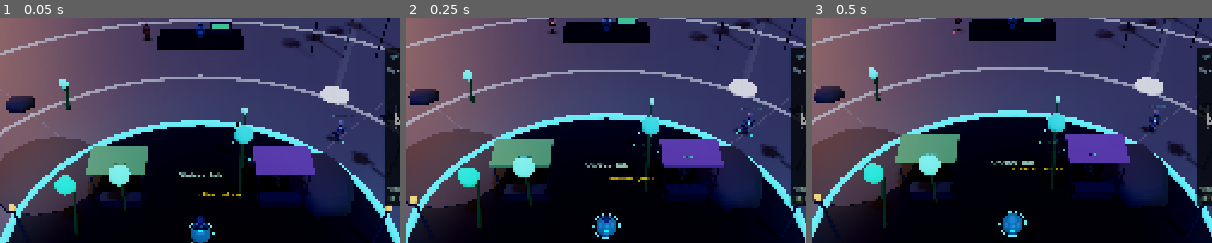
Above: before the commit, frames 1-3 (left to right).
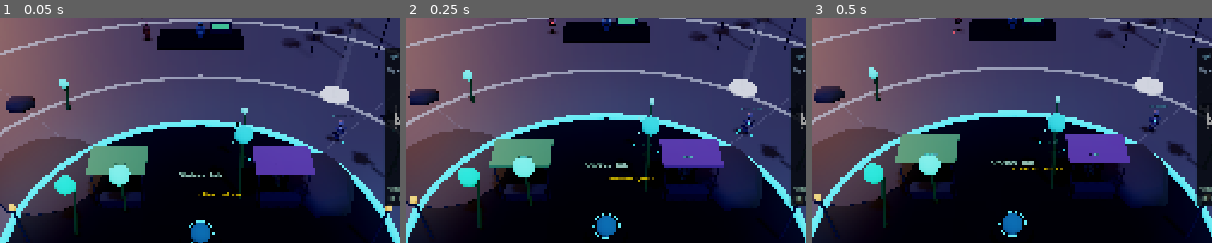
Above: after the commit, the same moments.

Repository: stobieee-bit/Asterian
Game: Godot game, scene res://scenes/main/main.tscn
The game is run twice, just before and just after one commit, with the same random seed, the same clock (stepped at 60 frames per second) and the same inputs.
Inputs:
- Up to frame 1 (0.05 s): no input
- Up to frame 2 (0.25 s): no input
- Up to frame 3 (0.5 s): no input
The pictures show only the part of the screen within x 25-75%, y 1-51%; the shares and areas given below are measured in that part.

The runs differ from the first frame. In frame 1, 0.2% of the frame differs, in the area x 48-52%, y 88-97%; in frame 2, 0.1%; in frame 3, less than 0.1%.
Error after the commit: Parse Error: Function "sinf()" not found in base self. (res://scripts/player/player_mesh_builder.gd:669)

Commit message:
Add player attack animation and fix item auto-pickup
- Add animate_attack() to PlayerMeshBuilder with 3-phase swing: wind-up,
  strike, recover. Right arm punches forward with elbow bend, torso lean,
  and subtle leg step for weight shift.
- Add player_attacked signal to EventBus, emitted on auto-attacks and abilities
- PlayerMeshSetup listens for signal and plays 0.4s attack animation,
  overriding walk/idle during swing
- Fix item auto-pickup: loot_system._process() was missing proximity check,
  items now picked up when player walks within 3.0 units

Co-Authored-By: Claude Opus 4.6 <noreply@anthropic.com>

Diff:
--- a/autoload/event_bus.gd
+++ b/autoload/event_bus.gd
@@ -25,6 +25,7 @@
 signal enemy_spawned(enemy_node: Node)
 signal hit_landed(target: Node, damage: int, is_crit: bool)
 signal hit_missed(target: Node)
+signal player_attacked
 
 # ── Equipment & Inventory signals ──
 signal item_added(item_id: String, quantity: int)
--- a/scripts/player/combat_controller.gd
+++ b/scripts/player/combat_controller.gd
@@ -262,6 +262,9 @@
 	if to_target.length() > 0.1:
 		_player.rotation.y = atan2(-to_target.x, -to_target.z)
 
+	# Trigger attack animation
+	EventBus.player_attacked.emit()
+
 # ── Passive Regen ──
 
 ## HP and energy regeneration when out of combat
@@ -464,6 +467,9 @@
 	var to_target: Vector3 = target_pos - _player.global_position
 	if to_target.length() > 0.1:
 		_player.rotation.y = atan2(-to_target.x, -to_target.z)
+
+	# Trigger attack animation
+	EventBus.player_attacked.emit()
 
 	return true
 
--- a/scripts/player/player_mesh_builder.gd
+++ b/scripts/player/player_mesh_builder.gd
@@ -603,6 +603,80 @@
 		var mat: StandardMaterial3D = visor.get_surface_override_material(0) as StandardMaterial3D
 		if mat:
 			mat.emission_energy_multiplier = 3.0 + sin(phase * 2.0) * 0.6
+
+
+## Attack animation — swings the right arm forward in a punching/striking motion.
+## `phase` goes from 0.0 to 1.0 over the attack duration.
+## 0.0-0.3: wind up (arm pulls back), 0.3-0.6: strike (arm thrusts forward),
+## 0.6-1.0: recover (arm returns to neutral).
+static func animate_attack(root: Node3D, phase: float) -> void:
+	var right_arm_upper: Node3D = root.get_meta("right_arm_upper") as Node3D
+	var right_arm_lower: Node3D = root.get_meta("right_arm_lower") as Node3D
+	var left_arm_upper: Node3D = root.get_meta("left_arm_upper") as Node3D
+	var left_arm_lower: Node3D = root.get_meta("left_arm_lower") as Node3D
+	var head_group: Node3D = root.get_meta("head_group") as Node3D
+
+	# Attack phases
+	var arm_x: float = 0.0  # Forward/back rotation
+	var arm_z: float = 0.0  # Outward spread
+	var elbow_bend: float = 0.0
+	var torso_lean: float = 0.0
+
+	if phase < 0.3:
+		# Wind up — pull right arm back, bend elbow
+		var t: float = phase / 0.3
+		arm_x = lerpf(0.0, 0.8, t)        # Pull back
+		arm_z = lerpf(0.0, -0.15, t)      # Slight outward
+		elbow_bend = lerpf(0.0, -0.9, t)  # Bend elbow
+		torso_lean = lerpf(0.0, 0.1, t)   # Lean back slightly
+	elif phase < 0.6:
+		# Strike — thrust arm forward hard
+		var t: float = (phase - 0.3) / 0.3
+		arm_x = lerpf(0.8, -1.2, t)       # Swing forward past center
+		arm_z = lerpf(-0.15, 0.1, t)      # Pull inward
+		elbow_bend = lerpf(-0.9, -0.2, t) # Straighten elbow
+		torso_lean = lerpf(0.1, -0.15, t) # Lean forward
+	else:
+		# Recover — return to neutral
+		var t: float = (phase - 0.6) / 0.4
+		arm_x = lerpf(-1.2, 0.0, t)
+		arm_z = lerpf(0.1, 0.0, t)
+		elbow_bend = lerpf(-0.2, 0.0, t)
+		torso_lean = lerpf(-0.15, 0.0, t)
+
+	# Apply right arm (attacking arm)
+	if right_arm_upper:
+		right_arm_upper.rotation.x = arm_x
+		right_arm_upper.rotation.z = arm_z
+	if right_arm_lower:
+		right_arm_lower.rotation.x = elbow_bend
+
+	# Left arm — slight guard position during strike
+	if left_arm_upper:
+		left_arm_upper.rotation.x = lerpf(0.0, -0.3, clampf(1.0 - phase * 2.0, 0.0, 1.0))
+		left_arm_upper.rotation.z = lerpf(0.0, 0.2, clampf(1.0 - phase * 2.0, 0.0, 1.0))
+	if left_arm_lower:
+		left_arm_lower.rotation.x = lerpf(0.0, -0.5, clampf(1.0 - phase * 2.0, 0.0, 1.0))
+
+	# Torso lean forward during strike
+	if head_group:
+		head_group.position.y = 1.65 + torso_lean * 0.08
+
+	# Legs stay planted but front foot steps forward slightly
+	var left_leg_upper: Node3D = root.get_meta("left_leg_upper") as Node3D
+	var right_leg_upper: Node3D = root.get_meta("right_leg_upper") as Node3D
+	if phase < 0.6:
+		var step: float = sinf(phase / 0.6 * PI) * 0.15
+		if right_leg_upper:
+			right_leg_upper.rotation.x = step  # Right foot steps forward with punch
+		if left_leg_upper:
+			left_leg_upper.rotation.x = -step * 0.3  # Left leg braces
+	else:
+		var t: float = (phase - 0.6) / 0.4
+		if right_leg_upper:
+			right_leg_upper.rotation.x = lerpf(0.0, 0.0, t)
+		if left_leg_upper:
+			left_leg_upper.rotation.x = 0.0
 
 
 ## Reset all animated parts to default pose.
--- a/scripts/player/player_mesh_setup.gd
+++ b/scripts/player/player_mesh_setup.gd
@@ -1,5 +1,5 @@
 ## PlayerMeshSetup — Replaces placeholder mesh children with the full
-## astronaut model built by PlayerMeshBuilder.  Also drives walk/idle
+## astronaut model built by PlayerMeshBuilder.  Also drives walk/idle/attack
 ## animation each frame based on the parent PlayerController state.
 ##
 ## Attach this script to the PlayerMesh Node3D inside the Player scene.
@@ -13,6 +13,11 @@
 var _walk_phase: float = 0.0
 var _idle_phase: float = 0.0
 var _walk_intensity: float = 0.0   # Smoothly ramps 0..1
+
+# ── Attack animation state ─────────────────────────────────────────────
+var _attack_phase: float = -1.0    # -1 = not attacking, 0..1 = in progress
+var _attack_duration: float = 0.4  # Seconds for one attack swing
+var _attack_queued: bool = false    # Whether an attack was requested
 
 
 func _ready() -> void:
@@ -28,10 +33,24 @@
 	# Cache reference to the parent CharacterBody3D (PlayerController)
 	_player = get_parent() as CharacterBody3D
 
+	# Listen for attack events to trigger animation
+	if EventBus.has_signal("player_attacked"):
+		EventBus.player_attacked.connect(_on_player_attacked)
+
 
 func _process(delta: float) -> void:
 	if _mesh_root == null or _player == null:
 		return
+
+	# Process attack animation if active (takes priority over walk/idle)
+	if _attack_phase >= 0.0:
+		_attack_phase += delta / _attack_duration
+		if _attack_phase >= 1.0:
+			_attack_phase = -1.0  # Attack finished
+			PlayerMeshBuilder.reset_pose(_mesh_root)
+		else:
+			PlayerMeshBuilder.animate_attack(_mesh_root, _attack_phase)
+			return  # Don't blend with walk/idle during attack
 
 	var is_moving: bool = _player.get("is_moving") as bool if _player.get("is_moving") != null else false
 	var current_speed: float = _player.get("current_speed") as float if _player.get("current_speed") != null else 0.0
@@ -57,3 +76,13 @@
 		if _idle_phase > TAU * 100.0:
 			_idle_phase -= TAU * 100.0
 		PlayerMeshBuilder.animate_idle(_mesh_root, _idle_phase)
+
+
+## Trigger an attack animation swing. Called by CombatController.
+func play_attack() -> void:
+	_attack_phase = 0.0
+
+
+## Signal callback for player_attacked event
+func _on_player_attacked() -> void:
+	play_attack()
--- a/scripts/systems/loot_system.gd
+++ b/scripts/systems/loot_system.gd
@@ -25,7 +25,7 @@
 		_player = get_tree().get_first_node_in_group("player")
 		return
 
-	# Check for auto-pickup proximity
+	# Check for auto-pickup proximity and lifetime despawn
 	var i: int = _ground_items.size() - 1
 	while i >= 0:
 		var gitem: Node3D = _ground_items[i]
@@ -43,6 +43,14 @@
 		if age > ground_item_lifetime:
 			_ground_items.remove_at(i)
 			gitem.queue_free()
+			i -= 1
+			continue
+
+		# Auto-pickup when player is close enough
+		var dist: float = _player.global_position.distance_to(gitem.global_position)
+		if dist <= auto_pickup_range:
+			_pickup_item(gitem, i)
+			# _pickup_item removes from array on success, so don't decrement
 			i -= 1
 			continue
 
